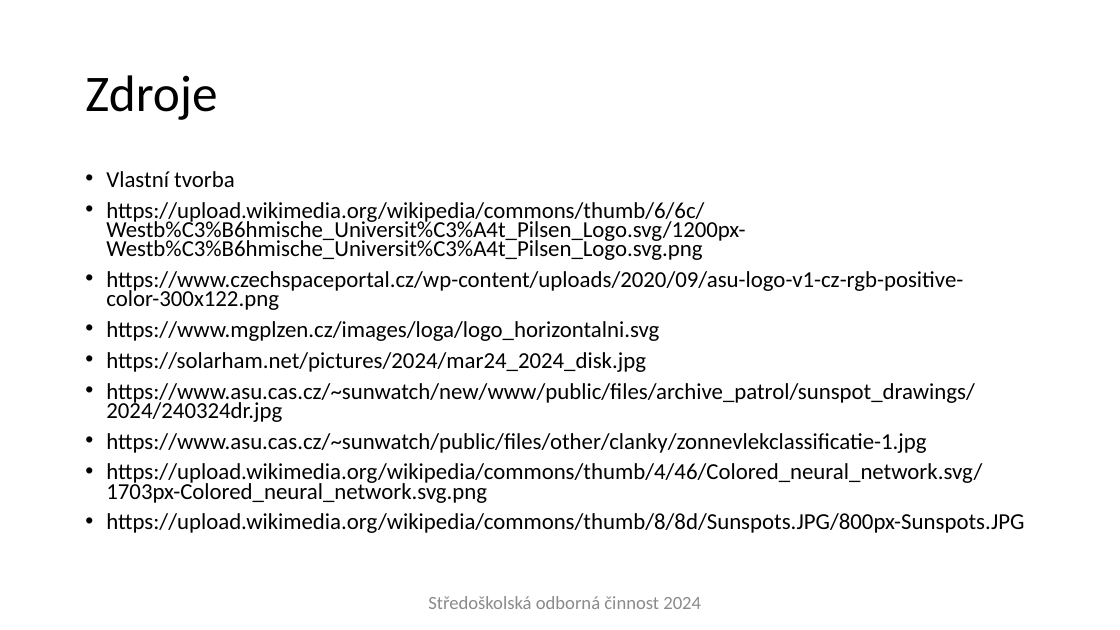
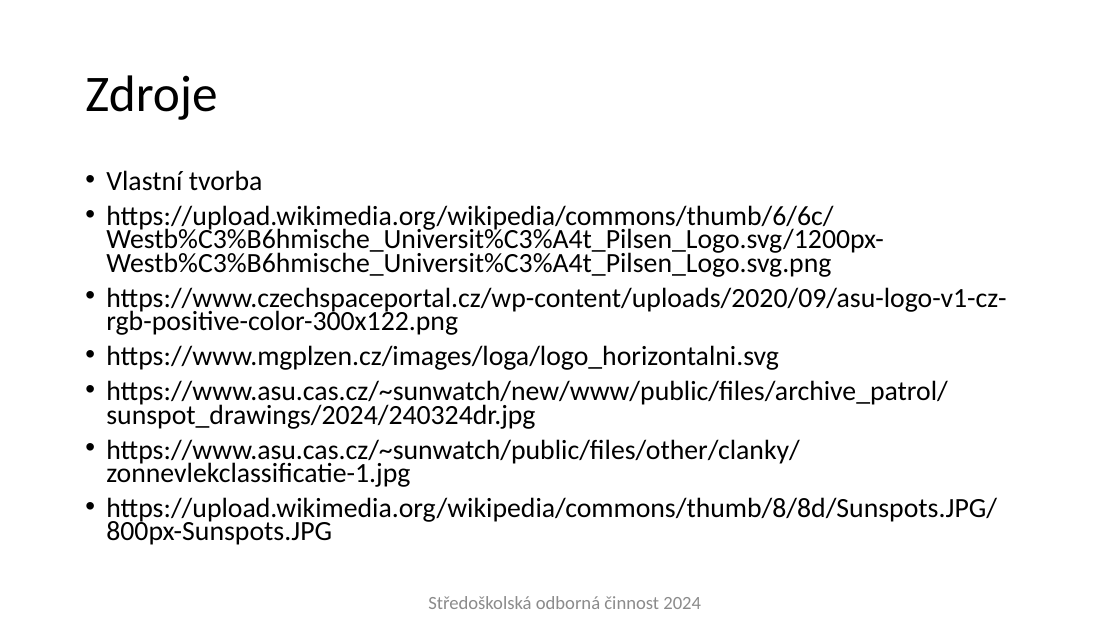
Before and after one commit to Plice13/LunarEagle, a slide deck: slide 11 of SOC - prezentace - celostatko.pptx. Drawn at 1120x630 pixels with LibreOffice and Linux fonts; fonts in the diff are those of the drawing; background and template pictures are left out. Boxes give left, top, right and bottom in pixels: in the first picture for what was removed or moved away, otherwise in the second. Text is boxed around its words. In the diff, an @@ line names an element or a change of style, - is before the commit and + after.

```diff
--- a/SOC - prezentace - celostatko.pptx
+++ b/SOC - prezentace - celostatko.pptx
@@ text "Vlastní tvorba" at (x1=106, y1=170, x2=1006, y2=545): size 19.6 to 23.8 pt @@
@@ text at (x1=106, y1=352, x2=646, y2=372): paragraph removed @@
-• https://solarham.net/pictures/2024/mar24_2024_disk.jpg
@@ text at (x1=106, y1=463, x2=982, y2=503): paragraph removed @@
-• https://upload.wikimedia.org/wikipedia/commons/thumb/4/46/Colored_neural_network.svg/1703px-Colored_neural_network.svg.png
```
Also in this commit, not shown: 1 other slide changed.
